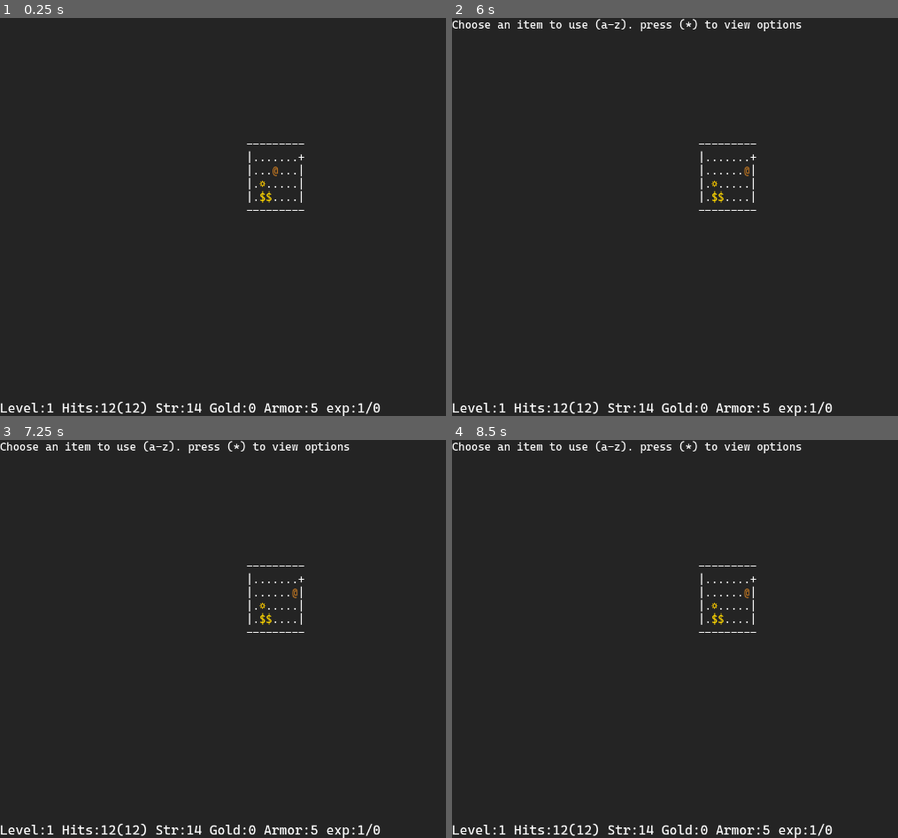
Above: before the commit, frames 1-4 (two rows, left to right).
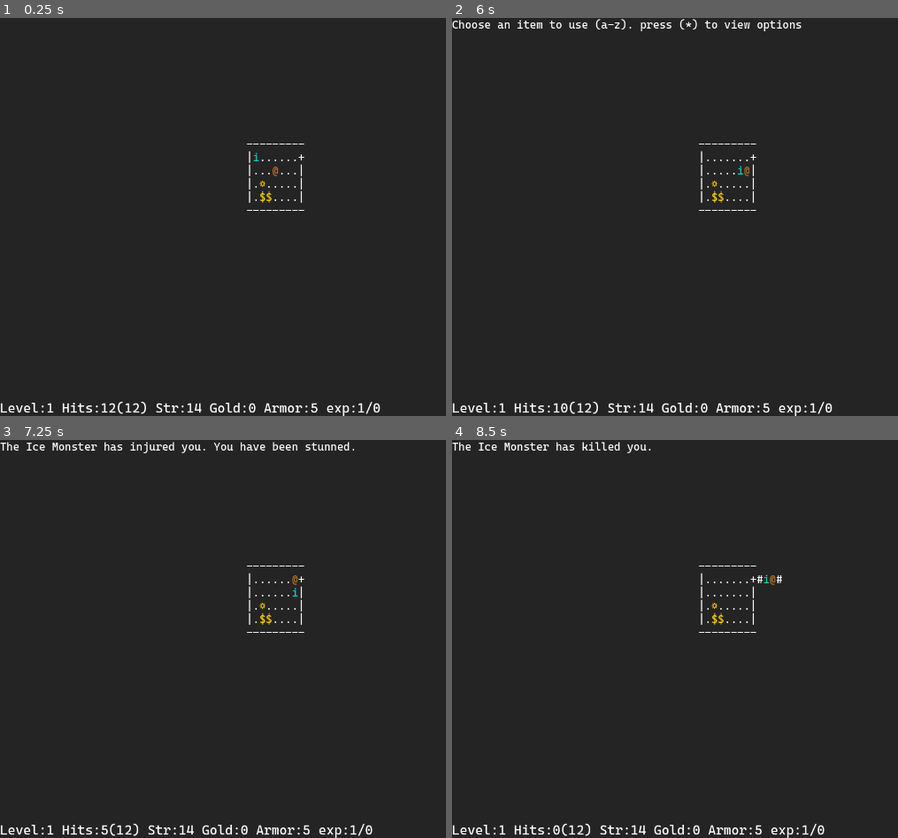
Above: after the commit, the same moments.

Repository: Kristjan-Kessel/GodotRogue
Game: Godot game, scene res://Scenes/main.tscn
The game is run twice, just before and just after one commit, with the same random seed, the same clock (stepped at 60 frames per second) and the same inputs.
Inputs:
- Up to frame 1 (0.25 s): no input
- Up to frame 2 (6 s): tap Enter at 0.5 s; hold Right (ui_right) 0.53-1.28 s; tap Space (continue) at 0.6, 1.55, 2, 2.3, 2.75, 3.05, 3.5, 3.8, 4.25, 4.55, 5, 5.3 s; hold Down (ui_down) 1.28-2.03 s; tap D (command_drop) at 1.35 s; hold Right (ui_right) 2.03-2.78 s; tap F (command_find) at 2.1 s; hold Up (ui_up) 2.78-3.53 s; tap E (command_inspect) at 2.85 s; hold Left (ui_left) 3.53-5.03 s; tap . (command_rest) at 3.6 s; tap , (command_stairs) at 4.35 s; hold Down (ui_down) 5.03-5.78 s; tap T (command_take_armor_off) at 5.1 s; hold Right (ui_right) from 5.78 s (still down); tap Q (command_use_item) at 5.85 s
- Up to frame 3 (7.25 s): tap Space (continue) at 6.05, 6.8 s; release Right (ui_right) at 6.53 s; hold Up (ui_up) from 6.53 s (still down); tap W (command_wield_weapon) at 6.6 s
- Up to frame 4 (8.5 s): release Up (ui_up) at 7.28 s; hold Right (ui_right) 7.28-8.03 s; tap Space (continue) at 7.35, 8.1 s; hold Down (ui_down) from 8.03 s (still down)

The runs differ from the first frame. In frame 1, less than 0.1% of the frame differs, in the area x 56-59%, y 33-36%; in frame 2, less than 0.1%; in frame 3, 1.7%; in frame 4, 1.7%, in the area x 0-86%, y 0-100%.

Commit message:
Add stun effect for ice monster

Diff:
--- a/Scripts/Enemies/Base/enemy.gd
+++ b/Scripts/Enemies/Base/enemy.gd
@@ -42,10 +42,11 @@
             result = "The %s has injured you." % label
         if player.stats.current_hp == 0:
             result = "The %s has killed you." % label
-        attack_effects(player)
+            return result
+        result = attack_effects(player,result)
     else:
         result = "The %s misses you." % label
     return result
 
-func attack_effects(player: Node):
-    pass
+func attack_effects(player: Node, message: String) -> String:
+    return message
--- a/Scripts/Enemies/centaur.gd
+++ b/Scripts/Enemies/centaur.gd
@@ -1,12 +1,12 @@
 extends Enemy
 
-# Ice Monster
+# Centaur
 
 func _ready() -> void:
-    health = 15
-    armor = 5
-    attack = 12
-    label = "Ice Monster"
-    ascii = "[color=#00d1ca]I[/color]"
+    health = 20
+    armor = 3
+    attack = 15
+    label = "Centaur"
+    ascii = "[color=#632d01]c[/color]"
     min_exp = 2
     max_exp = 3
--- a/Scripts/Enemies/icemonster.gd
+++ b/Scripts/Enemies/icemonster.gd
@@ -1,12 +1,17 @@
 extends Enemy
 
-# Centaur
+# Ice Monster
 
 func _ready() -> void:
-    health = 20
-    armor = 3
-    attack = 15
-    label = "Centaur"
-    ascii = "[color=#632d01]C[/color]"
+    health = 15
+    armor = 5
+    attack = 12
+    label = "Ice Monster"
+    ascii = "[color=#00d1ca]i[/color]"
     min_exp = 2
     max_exp = 3
+
+func attack_effects(player: Node, message: String) -> String:
+    player.stunned = true
+    message = message+" You have been stunned."
+    return message
--- a/Scripts/Level/level_generator.gd
+++ b/Scripts/Level/level_generator.gd
@@ -409,9 +409,13 @@
                     tile.item = Gold.new()
                 Constants.TXT_STAIRS:
                     tile = Tile.new("STAIRS",true,Constants.STAIRS, false, position)
-                "&":
+                "g":
                     tile = Tile.new("FLOOR",true,Constants.FLOOR,false, position)
                     var enemy = EnemyData.new(position,"goblin", false)
+                    enemies.append(enemy)
+                "i":
+                    tile = Tile.new("FLOOR",true,Constants.FLOOR,false, position)
+                    var enemy = EnemyData.new(position,"icemonster", false)
                     enemies.append(enemy)
                 Constants.TXT_ARTIFACT:
                     tile = Tile.new("FLOOR", true, Constants.FLOOR, false, position)
--- a/Scripts/Player/player.gd
+++ b/Scripts/Player/player.gd
@@ -30,6 +30,8 @@
 var armor_item = null
 var weapon_item = null
 
+var stunned = false
+
 func _ready() -> void:
     ascii = Constants.PLAYER
 
@@ -45,6 +47,14 @@
     if action_delay_timer > 0.0:
         action_delay_timer -= delta
         return
+
+    if stunned:
+        if Input.is_action_just_pressed("continue"):
+                current_command = CommandType.MOVE
+                log_message.emit("")
+                stunned = false
+                action_taken.emit()
+                return
 
     if Input.is_action_just_pressed("command_cancel"):
         current_command = CommandType.NONE
--- a/Scripts/main.gd
+++ b/Scripts/main.gd
@@ -190,6 +190,12 @@
         astar.remove_point(point_id)
 
 func move_player(new_position: Vector2) -> bool:
+
+    if player.stunned:
+        log_message = "You are stunned. [continue]"
+        render_map()
+        return false
+
     log_message = ""
 
     new_position.x = clamp(new_position.x, 0, Globals.map_width - 1)
Not shown, changed: Preset Levels/test.txt
Not shown, changed: Scripts/Enemies/centaur.gd.uid
Not shown, changed: Scripts/Enemies/icemonster.gd.uid
